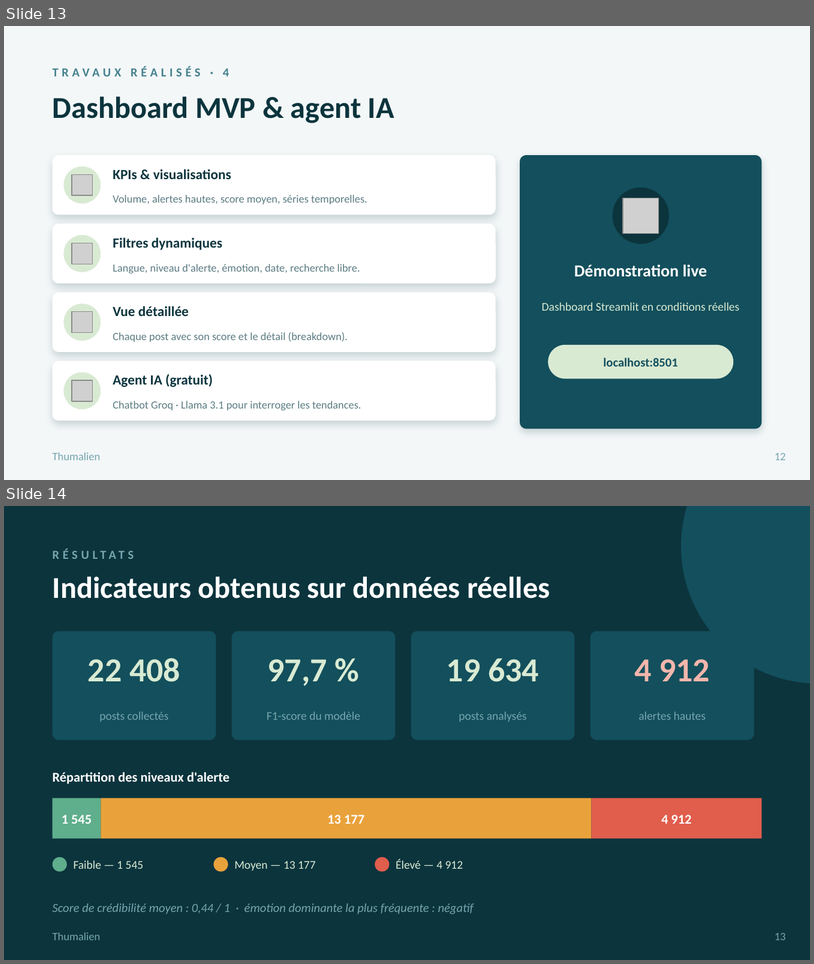
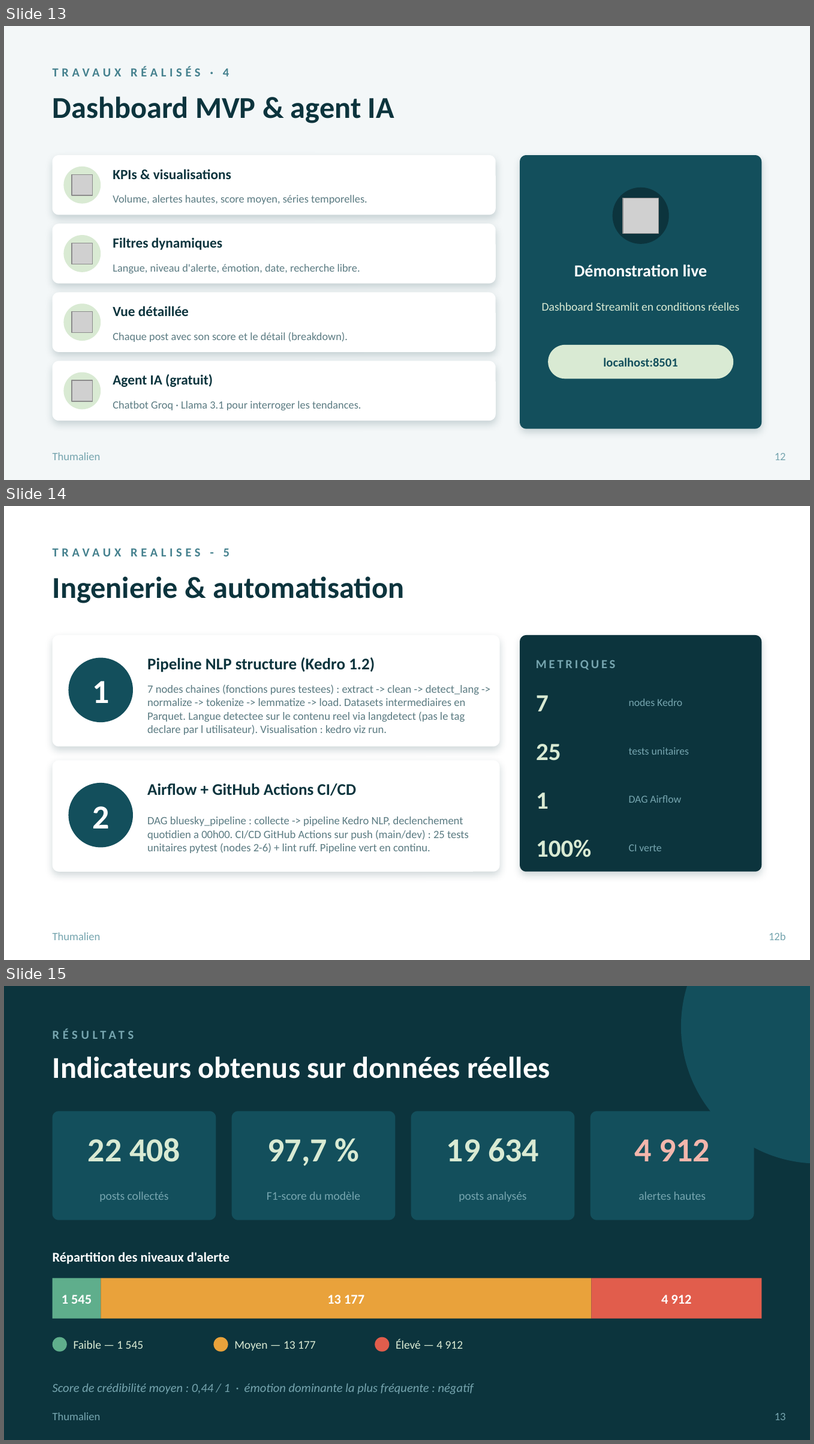
Before and after one commit to Atixu/Projet_Etude_M1_SDV, a slide deck: Thumalien_Soutenance_GreenIT.pptx. Shown one above the other, each under a label of ours: slides 13 and 14 before the commit, slides 13, 14 and 15 after it. The pictures are 814x964 and 814x1444 pixels, drawn with LibreOffice and Linux fonts; fonts in the diff are those of the drawing; grey boxes stand for pictures. Boxes give left, top, right and bottom in pixels: in the first picture for what was removed or moved away, otherwise in the second. Text is boxed around its words. In the diff, an @@ line names an element or a change of style, - is before the commit and + after.

```diff
--- a/Thumalien_Soutenance_GreenIT.pptx
+++ b/Thumalien_Soutenance_GreenIT.pptx
@@ slide 14 added at (x1=4, y1=506, x2=810, y2=960), background #FFFFFF @@
@@ text added at (x1=53, y1=548, x2=230, y2=556), 11 pt, text #45818E, bold @@
+TRAVAUX REALISES - 5
@@ text added at (x1=53, y1=576, x2=405, y2=603), 27 pt, text #0C343D, bold @@
+Ingenierie & automatisation
@@ rounded rectangle added at (x1=53, y1=635, x2=500, y2=747), fill #FFFFFF @@
@@ rounded rectangle added at (x1=520, y1=635, x2=762, y2=871), fill #0C343D @@
@@ ellipse added at (x1=69, y1=658, x2=133, y2=722), fill #134F5C @@
@@ text added at (x1=147, y1=657, x2=375, y2=672), 14.5 pt, text #0C343D, bold @@
+Pipeline NLP structure (Kedro 1.2)
@@ text added at (x1=536, y1=660, x2=615, y2=670), 11 pt, text #76A5AF, bold @@
+METRIQUES
@@ text added at (x1=92, y1=681, x2=109, y2=703), 30 pt, text #FFFFFF, bold @@
+1
@@ text added at (x1=147, y1=684, x2=479, y2=735), 10 pt, text #5B7B82 @@
+7 nodes chaines (fonctions pures testees) : extract -> clean -> detect_lang -> normalize -> tokenize -> lemmatize -> load. Datasets intermediaires en Parquet. Langue detectee sur le contenu reel via langdetect (pas le tag declare par l utilisateur). Visualisation : kedro viz run.
@@ text added at (x1=536, y1=695, x2=549, y2=711), 22 pt, text #D9EAD3, bold @@
+7
@@ text added at (x1=629, y1=699, x2=683, y2=706), 9.5 pt, text #76A5AF @@
+nodes Kedro
@@ text added at (x1=536, y1=744, x2=561, y2=760), 22 pt, text #D9EAD3, bold @@
+25
@@ text added at (x1=629, y1=747, x2=689, y2=754), 9.5 pt, text #76A5AF @@
+tests unitaires
@@ rounded rectangle added at (x1=53, y1=760, x2=500, y2=871), fill #FFFFFF @@
@@ ellipse added at (x1=69, y1=783, x2=133, y2=847), fill #134F5C @@
@@ text added at (x1=147, y1=783, x2=356, y2=796), 14.5 pt, text #0C343D, bold @@
+Airflow + GitHub Actions CI/CD
@@ text added at (x1=536, y1=792, x2=549, y2=808), 22 pt, text #D9EAD3, bold @@
+1
@@ text added at (x1=92, y1=806, x2=109, y2=828), 30 pt, text #FFFFFF, bold @@
+2
@@ text added at (x1=629, y1=795, x2=681, y2=802), 9.5 pt, text #76A5AF @@
+DAG Airflow
@@ text added at (x1=147, y1=816, x2=469, y2=853), 10 pt, text #5B7B82 @@
+DAG bluesky_pipeline : collecte -> pipeline Kedro NLP, declenchement quotidien a 00h00. CI/CD GitHub Actions sur push (main/dev) : 25 tests unitaires pytest (nodes 2-6) + lint ruff. Pipeline vert en continu.
@@ text added at (x1=536, y1=839, x2=591, y2=857), 22 pt, text #D9EAD3, bold @@
+100%
@@ text added at (x1=629, y1=844, x2=662, y2=851), 9.5 pt, text #76A5AF @@
+CI verte
@@ text added at (x1=53, y1=932, x2=101, y2=940), 10 pt, text #76A5AF @@
+Thumalien
@@ text added at (x1=769, y1=932, x2=786, y2=940), 10 pt, text #76A5AF @@
+12b
@@ what was slide 14 is now slide 15 @@
```
Also in this commit, not shown: 4 slides changed, 32 other files.
